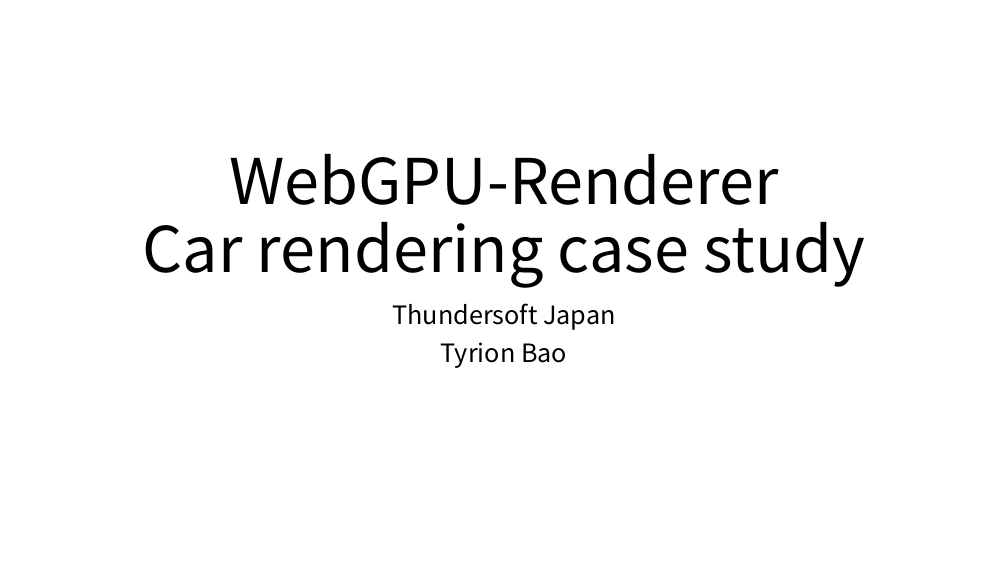
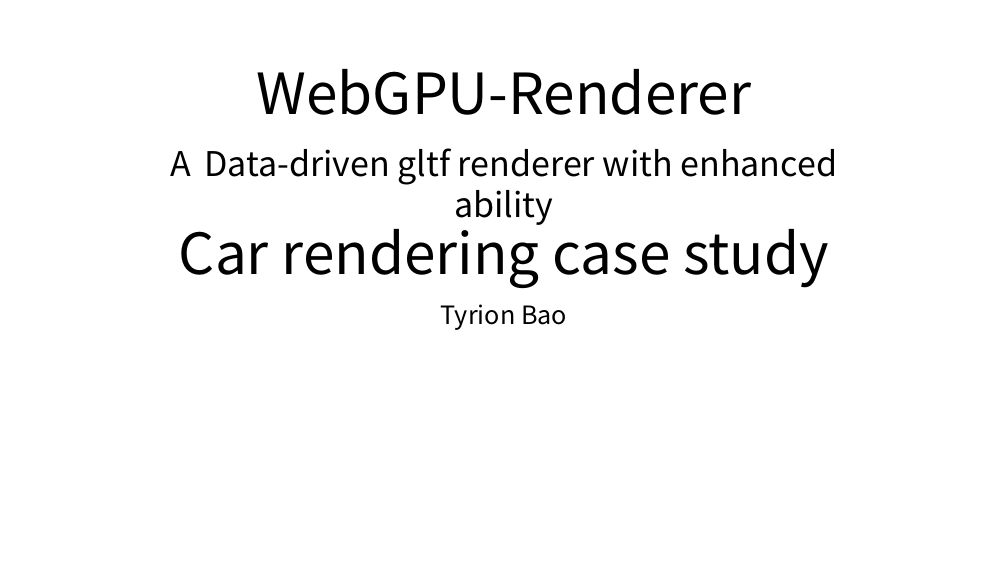
Before and after one commit to boycececil666gmailcom/webgpu-renderer, a slide deck: slide 1 of WebGPU Renderer.pptx. Drawn at 1008x567 pixels with LibreOffice and Linux fonts; fonts in the diff are those of the drawing. Boxes give left, top, right and bottom in pixels: in the first picture for what was removed or moved away, otherwise in the second. Text is boxed around its words. In the diff, an @@ line names an element or a change of style, - is before the commit and + after.

Commit message:
feat(pipeline): implement data-driven DCC pipeline, standard PBR shaders, and bash CI tools
- Refactor renderer and gltf_loader to dynamically evaluate glTF cameras, punctual lights, and standard PBR materials

- Implement standard metallic-roughness WGSL PBR shader (standard_pbr.wgsl)

- Introduce telemetry harness with 10s periodic heartbeats and crash auditing

- Migrate Android CI toolchain to bash (android/ci.sh) and add root E2E test runner (scripts/ci_e2e_test.sh)

- Add Blender DCC automation scripts and replace legacy McLaren assets with optimized base scene

```diff
--- a/WebGPU Renderer.pptx
+++ b/WebGPU Renderer.pptx
@@ title at bbox=[171, 69, 838, 288]: text changed; size 60 to 32.4 pt @@
-WebGPU-Renderer
-Car rendering case study
+WebGPU-Renderer
+A Data-driven gltf renderer with enhanced ability
+Car rendering case study
@@ subtitle at bbox=[392, 303, 615, 330]: paragraph removed @@
-Thundersoft Japan
```
Also in this commit, not shown: 7 other slides changed, 4 slides added, 1 slide removed, 40 other files.
